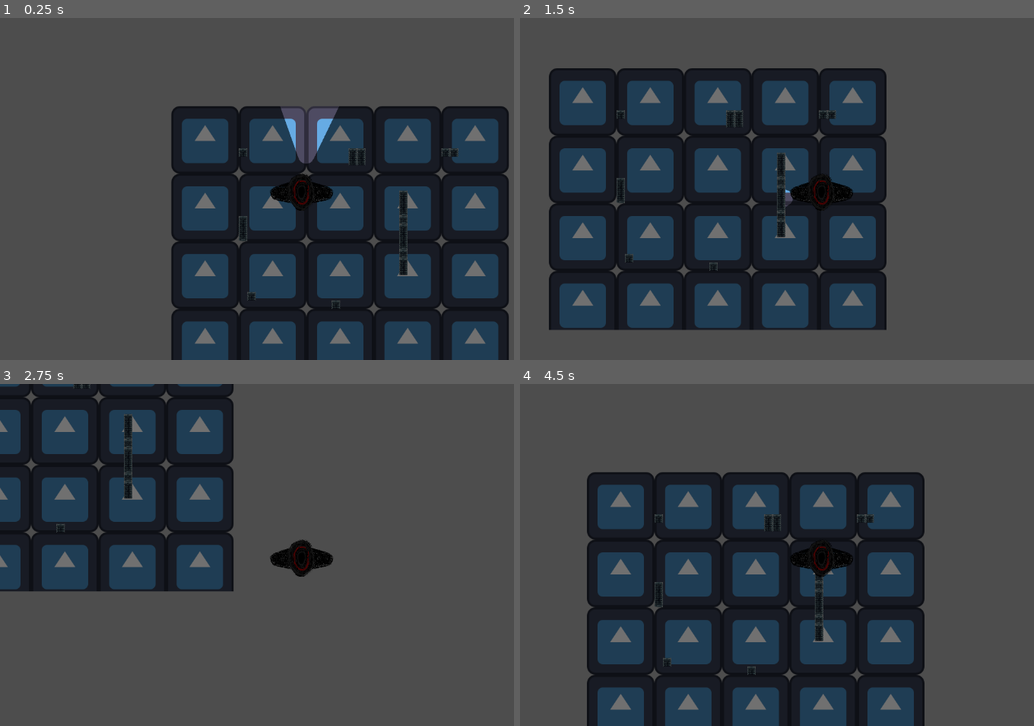
Above: before the commit, frames 1-4 (two rows, left to right).
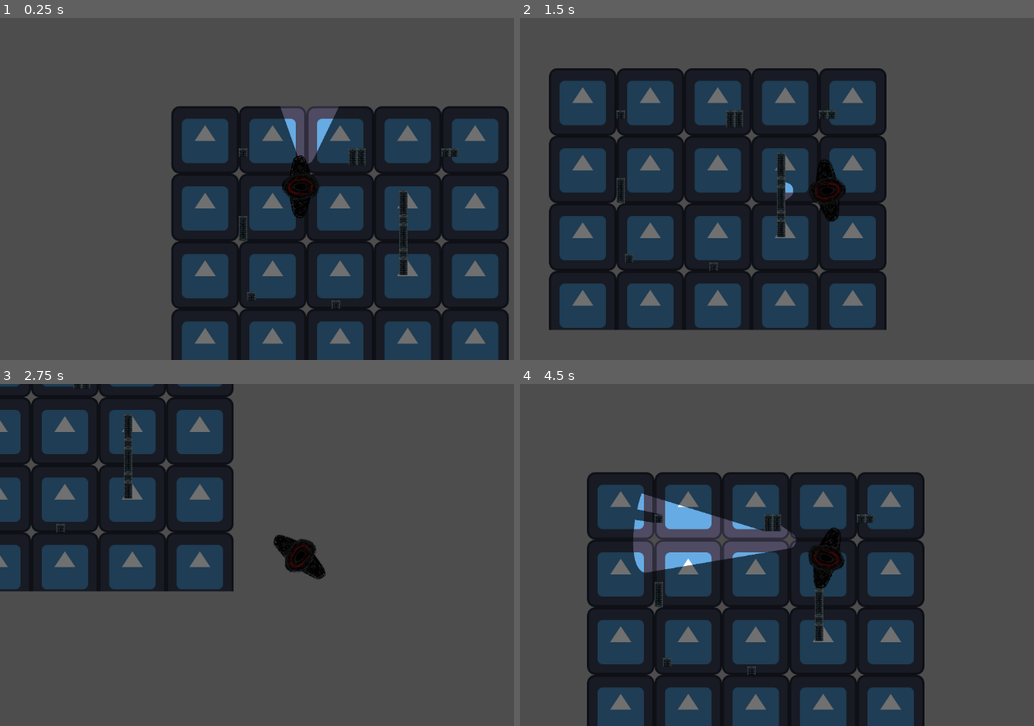
Above: after the commit, the same moments.

Repository: Bedmeister/creepy_game_teamproject
Game: Godot game, scene res://Scenes/Main.tscn
Two runs of this game, one before a commit and one after it. Both use one fixed random seed, a clock stepped at 60 frames per second and the inputs below. The engine's default icon, where the game draws it, is replaced by a stand-in: a white triangle on a blue panel in a dark square.
Inputs (mouse positions are in pixels of both pictures, inside the frame that each line leads up to):
- Up to frame 1 (0.25 s): no input
- Up to frame 2 (1.5 s): tap Enter at 0.5 s; move the mouse to (956, 171) at 0.52 s; hold Right (ui_right) 0.53-1.28 s; move the mouse to (699, 206) at 1.27 s; hold Down (ui_down) from 1.28 s (still down)
- Up to frame 3 (2.75 s): move the mouse to (364, 479) at 2.02 s; release Down (ui_down) at 2.03 s; hold Right (ui_right) from 2.03 s (still down)
- Up to frame 4 (4.5 s): move the mouse to (792, 623) at 2.77 s; release Right (ui_right) at 2.78 s; hold Up (ui_up) 2.78-3.53 s; move the mouse to (1008, 606) at 3.52 s; hold Left (ui_left) from 3.53 s (still down); move the mouse to (643, 503) at 4.27 s

The runs differ from the first frame. In frame 1, 0.5% of the frame differs, in the area x 52-65%, y 40-59%; in frame 2, 0.6%; in frame 3, 0.6%; in frame 4, 4.4%, in the area x 22-65%, y 31-60%.

Commit message:
Added Player Rotation and Furniture Sprites

Diff:
--- a/creepy_survival_game/Scenes/hero.tscn
+++ b/creepy_survival_game/Scenes/hero.tscn
@@ -12,6 +12,7 @@
 script = ExtResource("1_7xkeb")
 
 [node name="Sprite2D" type="Sprite2D" parent="."]
+rotation = 1.5708
 texture = ExtResource("1_7obyx")
 
 [node name="CollisionShape2D" type="CollisionShape2D" parent="."]
--- a/creepy_survival_game/Scripts/hero.gd
+++ b/creepy_survival_game/Scripts/hero.gd
@@ -8,6 +8,8 @@
 
 
 func _physics_process(delta: float) -> void:
+	rotate_player()
+
 	# Add the gravity.
 	var velocity = Vector2 (0,0);
 	# using movement
@@ -22,3 +24,9 @@
 			velocity += Vector2.DOWN * movementSpeed
 
 	position += velocity.normalized() * movementSpeed
+
+
+
+func rotate_player(): #rotates player with mouse
+	var direction = get_global_mouse_position()
+	look_at(direction)
Binary file added: creepy_survival_game/Assets/Sprites/Furniture/bathtub.png
Not shown, added: creepy_survival_game/Assets/Sprites/Furniture/bathtub.png.import
Binary file added: creepy_survival_game/Assets/Sprites/Furniture/bed.png
Not shown, added: creepy_survival_game/Assets/Sprites/Furniture/bed.png.import
Binary file added: creepy_survival_game/Assets/Sprites/Furniture/chair.png
Not shown, added: creepy_survival_game/Assets/Sprites/Furniture/chair.png.import
Binary file added: creepy_survival_game/Assets/Sprites/Furniture/couch.png
Not shown, added: creepy_survival_game/Assets/Sprites/Furniture/couch.png.import
Binary file added: creepy_survival_game/Assets/Sprites/Furniture/large_dresser.png
Not shown, added: creepy_survival_game/Assets/Sprites/Furniture/large_dresser.png.import
Binary file added: creepy_survival_game/Assets/Sprites/Furniture/small_dresser.png
Not shown, added: creepy_survival_game/Assets/Sprites/Furniture/small_dresser.png.import
(and 4 more such lines)
